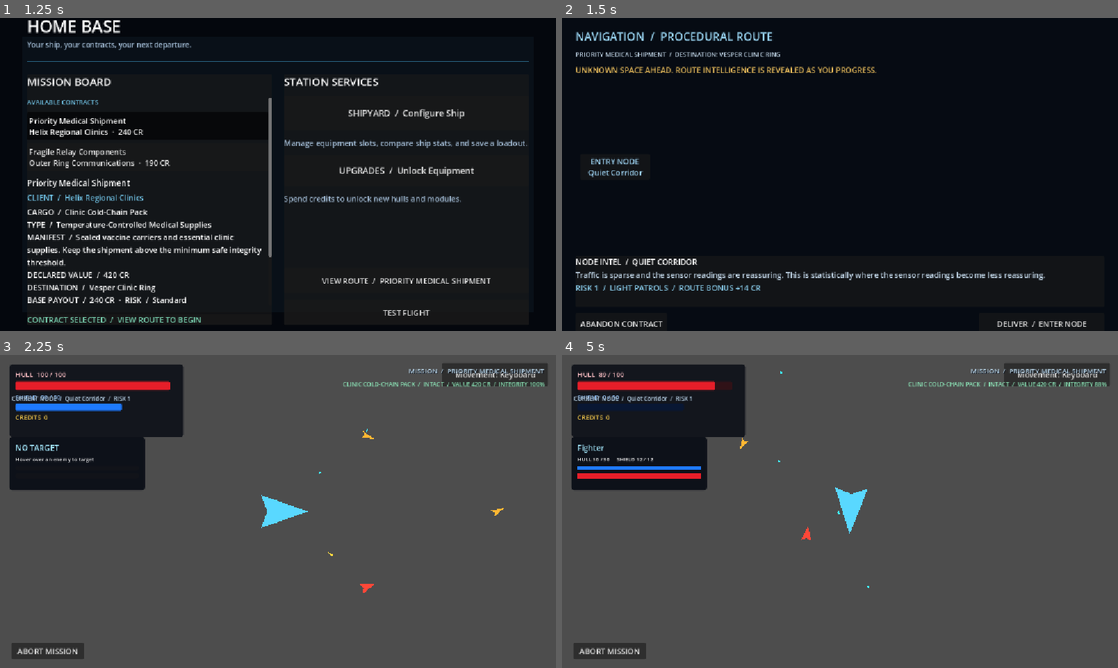
Above: before the commit, frames 1-4 (two rows, left to right).
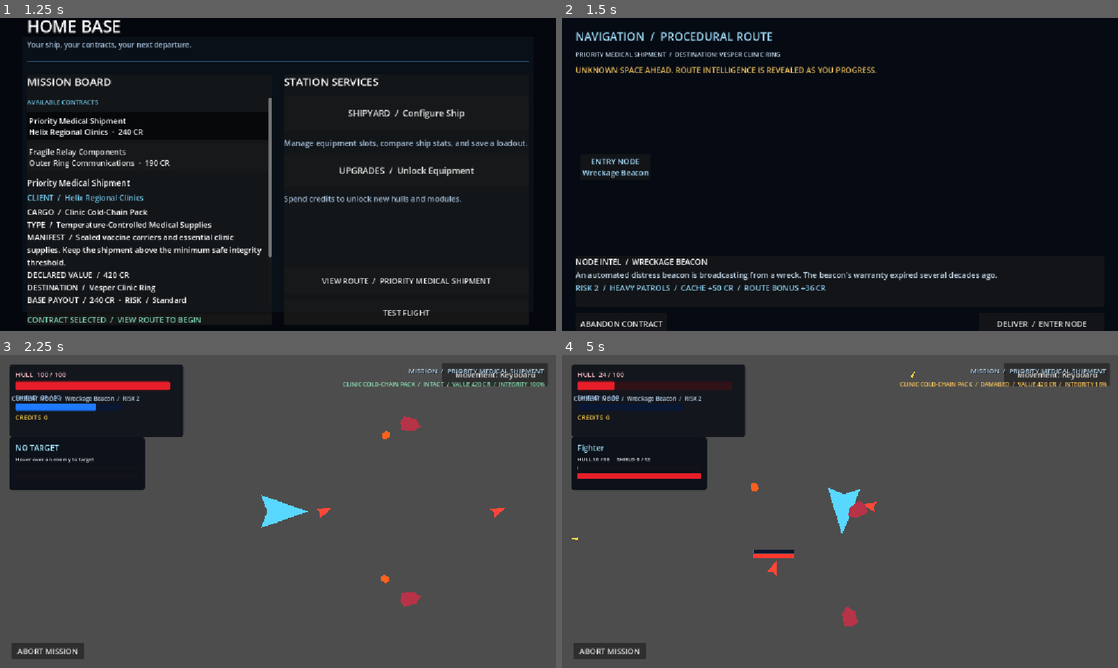
Above: after the commit, the same moments.

Repository: Bbran4/SpaceDelivery
Game: Godot game, scene res://scenes/hq.tscn
The game is run twice, just before and just after one commit, with the same random seed, the same clock (stepped at 60 frames per second) and the same inputs.
Inputs (mouse positions are in pixels of both pictures, inside the frame that each line leads up to):
- Up to frame 1 (1.25 s): click "Priority Medical Shipment Hel…" at 0.5 s
- Up to frame 2 (1.5 s): click "VIEW ROUTE / PRIORITY MEDICAL…" at 1.25 s
- Up to frame 3 (2.25 s): click "DELIVER / ENTER NODE" at 2 s
- Up to frame 4 (5 s): click "Movement: Keyboard" at 2.75 s; click "Movement: Mouse" at 3.5 s; move the mouse to (962, 495) at 4.27 s; hold D (right) from 4.28 s (still down); hold Tab from 4.28 s (still down); click (962, 495) at 4.42 s

Frame 1 is identical in both runs. In frame 2, 2.0% of the frame differs, in the area x 2-87%, y 44-88%; in frame 3, 0.7%; in frame 4, 2.4%, in the area x 1-98%, y 5-87%.

Commit message:
Store reproducible seed for generated routes

Diff:
--- a/scripts/mission_run_state.gd
+++ b/scripts/mission_run_state.gd
@@ -25,7 +25,10 @@
 	mission_resolved = false
 	cargo_integrity_percent = 100.0
 	last_mission_result.clear()
-	generated_route_nodes = RouteGenerator.generate_route(mission)
+	var seed_rng := RandomNumberGenerator.new()
+	seed_rng.randomize()
+	route_seed = seed_rng.randi()
+	generated_route_nodes = RouteGenerator.generate_route(mission, route_seed)
 	completed_node_ids.clear()
 	visible_node_ids.clear()
 	accumulated_route_bonus = 0
@@ -36,7 +39,6 @@
 	selected_branch_node_id = &""
 	if current_node_id != &"":
 		visible_node_ids.append(current_node_id)
-	route_seed = randi()
 
 
 func get_route_node(node_id: StringName) -> MissionRouteNode:
